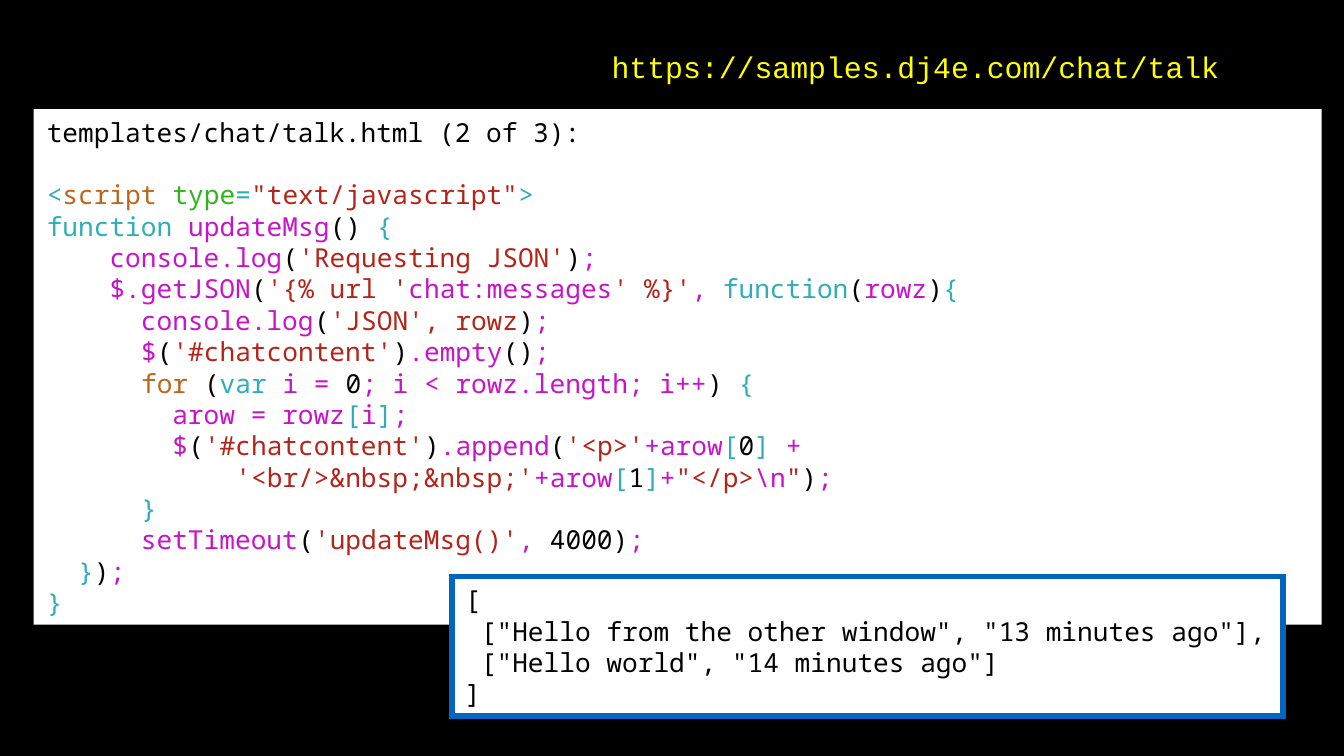
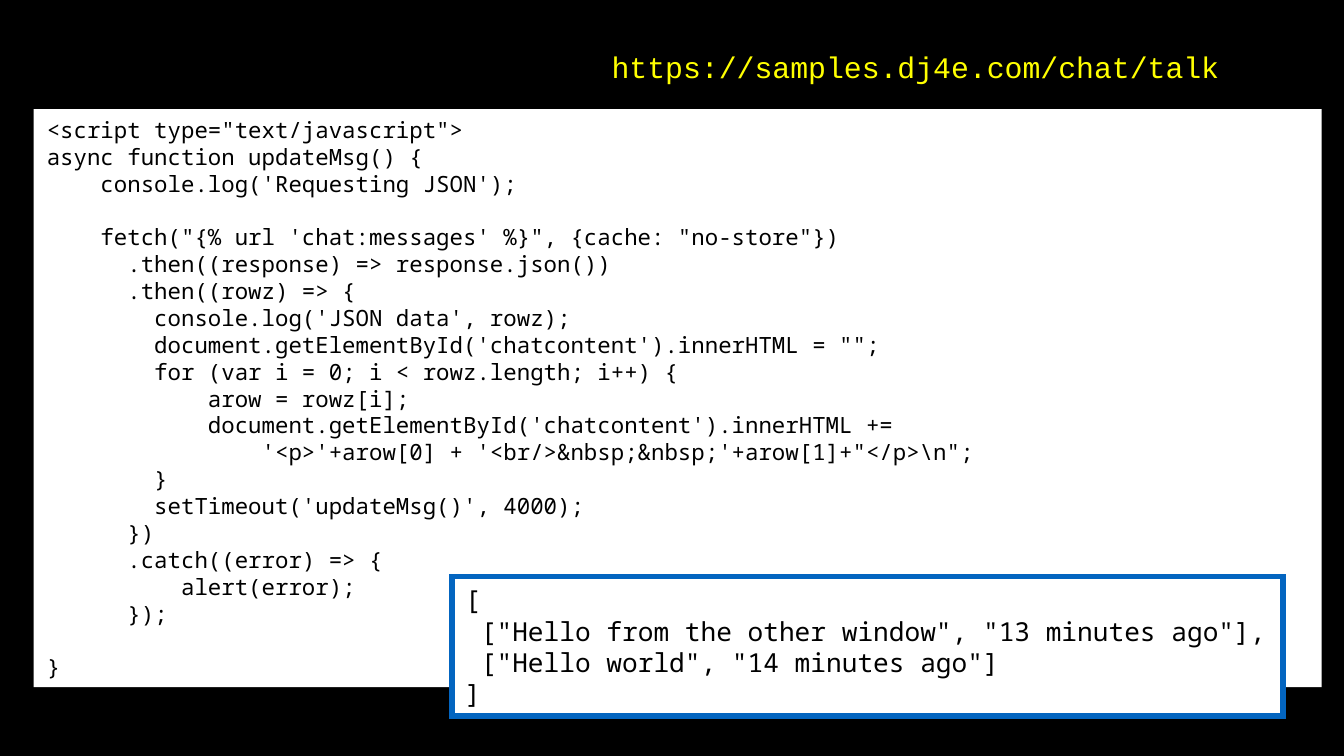
Before and after one commit to csev/dj4e, a slide deck: slide 21 of lectures/JS-04-AJAX-JSON.ppt. Drawn at 1344x756 pixels with LibreOffice and Linux fonts; fonts in the diff are those of the drawing. Boxes give left, top, right and bottom in pixels: in the first picture for what was removed or moved away, otherwise in the second. Text is boxed around its words. In the diff, an @@ line names an element or a change of style, - is before the commit and + after.

Commit message:
More lectures.

```diff
--- a/lectures/JS-04-AJAX-JSON.ppt
+++ b/lectures/JS-04-AJAX-JSON.ppt
@@ rectangle "<script type="text/javascript">": place and size @@
-rectangle "<script type="text/javascript">" at (34, 109, 1321, 625)
+rectangle "<script type="text/javascript">" at (34, 109, 1321, 687)
@@ text in rectangle at (47, 122, 580, 149): paragraph removed @@
-templates/chat/talk.html (2 of 3):
@@ text in rectangle at (47, 148, 396, 170): text changed; size 14 to 12 pt; text colour #2EAEBB to #000000 @@
-function updateMsg() {
+async function updateMsg() {
@@ text in rectangle at (47, 121, 651, 520): size 14 to 12 pt in "<script type="text/javascript">", "console.log('Requesting JSON');", "for (var i = 0; i < ...", "arow = rowz[i];" and 4 more places; text colour #2EAEBB to #000000 in "<script type="text/javascript">", "(var {", "rowz[i];", "}" and 2 more places; text colour #C1651C to #000000 in "<script", "for"; text colour #2FB41D to #000000 in "type="text/javascript">"; text colour #B42419 to #000000 in "type="text/javascript">", "console.log('Requesting JSON');", "setTimeout('updateMsg()',"; text colour #C814C9 to #000000 in "console.log('Requesting JSON');", "i = 0; i < rowz.length; i++)", "arow = rowz[i];", "setTimeout('updateMsg()', 4000);" and 1 more places @@
@@ text in rectangle at (100, 228, 839, 358): text changed; size 14 to 12 pt; text colour #C814C9 to #000000 @@
-$.getJSON('{% url 'chat:messages' %}', function(rowz){
-console.log('JSON', rowz);
-$('#chatcontent').empty();
+fetch("{% url 'chat:messages' %}", {cache: "no-store"})
+.then((response) => response.json())
+.then((rowz) => {
+console.log('JSON data', rowz);
+document.getElementById('chatcontent').innerHTML = "";
@@ text in rectangle at (208, 416, 974, 466): text changed; size 14 to 12 pt; text colour #B42419 to #000000 @@
-$('#chatcontent').append('<p>'+arow[0] +
-'<br/>&nbsp;&nbsp;'+arow[1]+"</p>\n");
+document.getElementById('chatcontent').innerHTML +=
+'<p>'+arow[0] + '<br/>&nbsp;&nbsp;'+arow[1]+"</p>\n";
@@ text in rectangle at (127, 551, 356, 599): paragraphs added @@
+})
+.catch((error) => {
+alert(error);
```
Also in this commit, not shown: 3 other slides changed.
